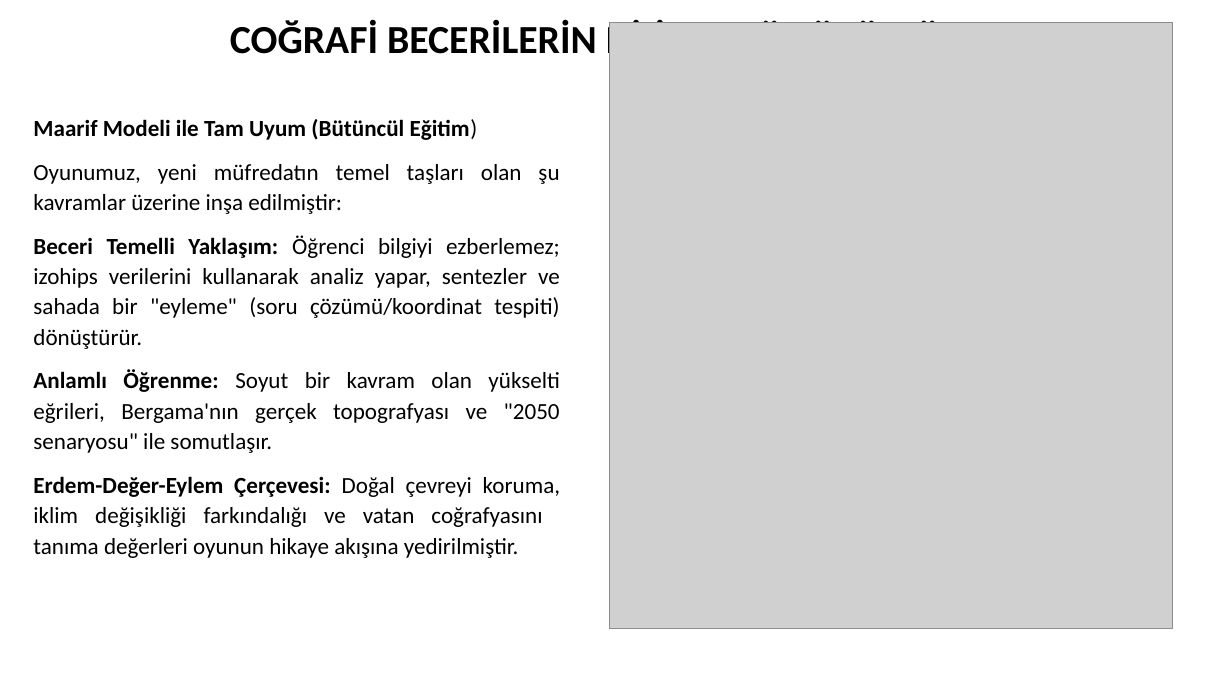
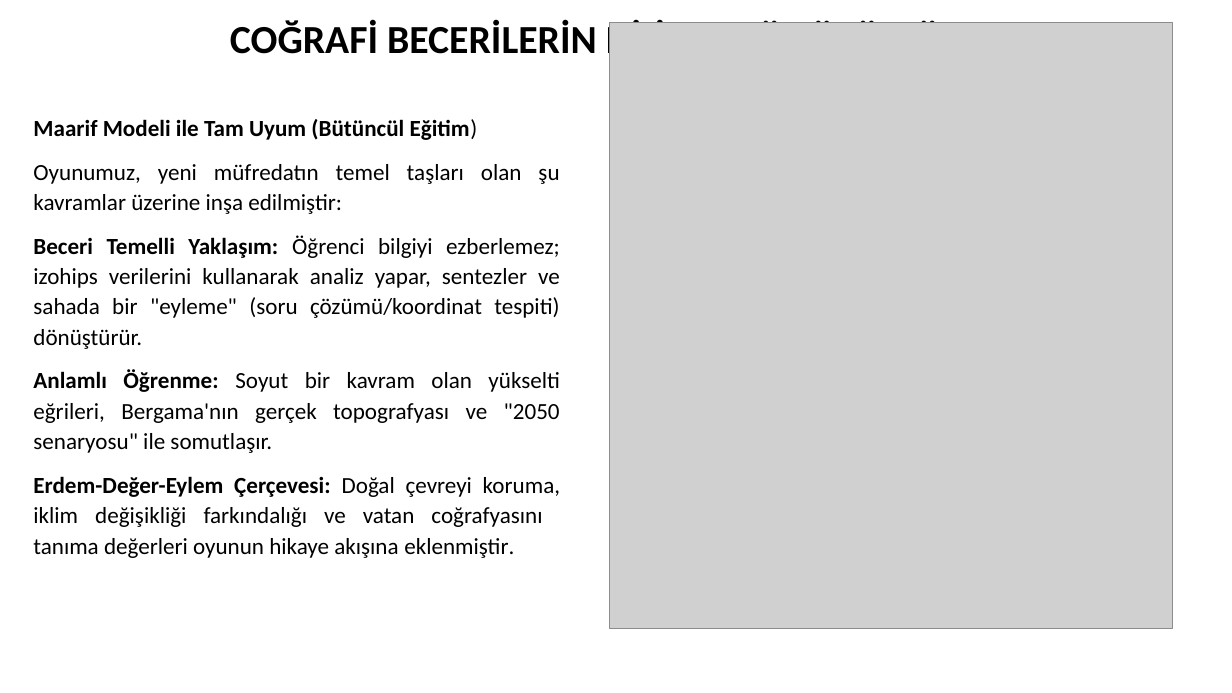
Before and after one commit to net0008/egitseloyun, a slide deck: slide 1 of assets/pdf/cografi_becerilerin_dijital_donusumu.pptx. Drawn at 1232x693 pixels with LibreOffice and Linux fonts; fonts in the diff are those of the drawing; grey boxes stand for pictures. Boxes give left, top, right and bottom in pixels: in the first picture for what was removed or moved away, otherwise in the second. Text is boxed around its words. In the diff, an @@ line names an element or a change of style, - is before the commit and + after.

```diff
--- a/assets/pdf/cografi_becerilerin_dijital_donusumu.pptx
+++ b/assets/pdf/cografi_becerilerin_dijital_donusumu.pptx
@@ subtitle at [33, 476, 560, 558]: text changed @@
-Erdem-Değer-Eylem Çerçevesi: Doğal çevreyi koruma, iklim değişikliği farkındalığı ve vatan coğrafyasını
-tanıma değerleri oyunun hikaye akışına yedirilmiştir.
+Erdem-Değer-Eylem Çerçevesi: Doğal çevreyi koruma, iklim değişikliği farkındalığı ve vatan coğrafyasını
+tanıma değerleri oyunun hikaye akışına eklenmiştir.
```
Also in this commit, not shown: 3 other files.
